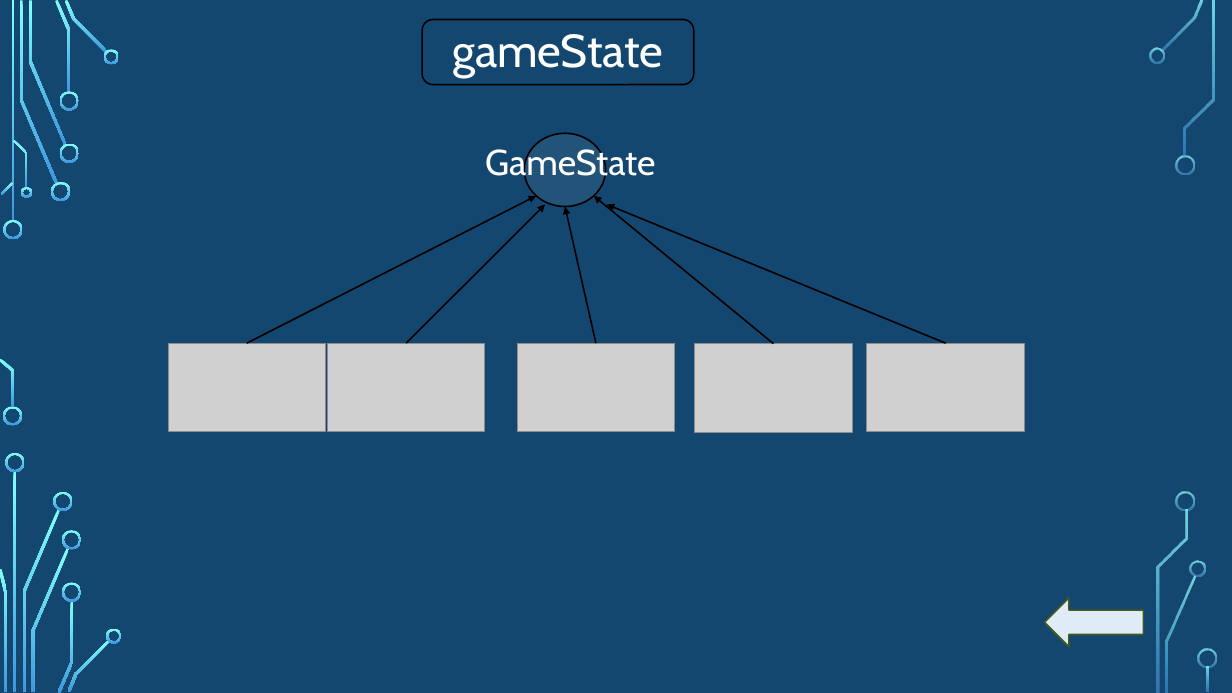
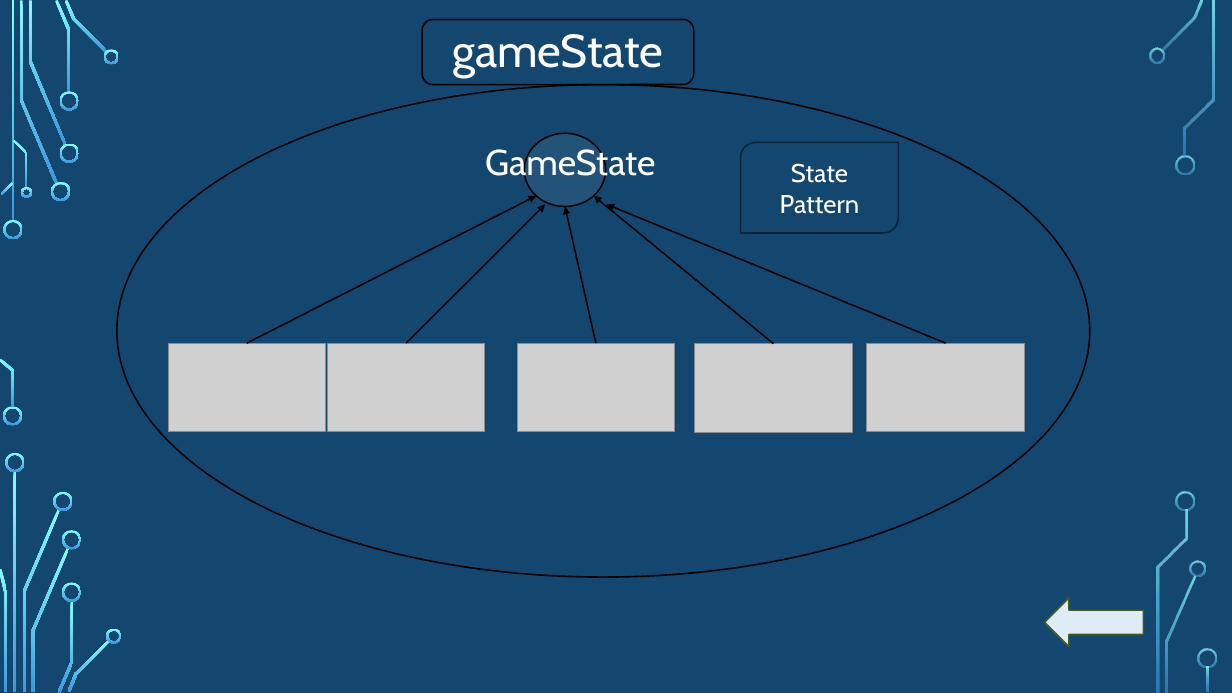
Before and after one commit to Jackkazan/FlagV2, a slide deck: slide 40 of src/main/resources/presentation/Presentazione_Flag.pptx (slide 38 before the commit). Drawn at 1232x693 pixels with LibreOffice and Linux fonts; fonts in the diff are those of the drawing; grey boxes stand for pictures; background and template pictures are left out. Boxes give left, top, right and bottom in pixels: in the first picture for what was removed or moved away, otherwise in the second. Text is boxed around its words. In the diff, an @@ line names an element or a change of style, - is before the commit and + after.

```diff
--- a/src/main/resources/presentation/Presentazione_Flag.pptx
+++ b/src/main/resources/presentation/Presentazione_Flag.pptx
@@ ellipse added at <box>116,85,1090,578</box>, outline #000000 1.25 pt @@
@@ round diag rect added at <box>741,142,899,233</box>, outline #092338 1.25 pt, 20 pt, text #FFFFFF @@
+State Pattern
```
Also in this commit, not shown: 4 other slides changed, 5 slides added, 1 slide removed.
